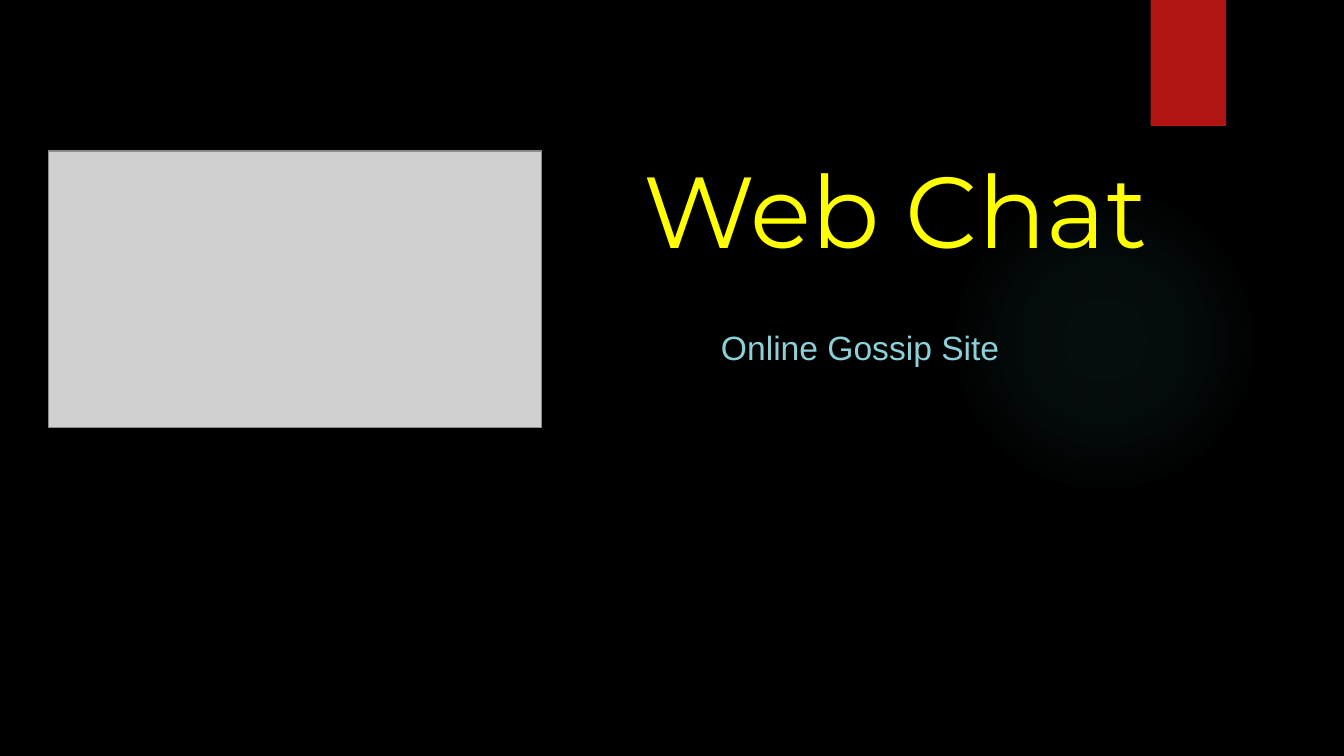
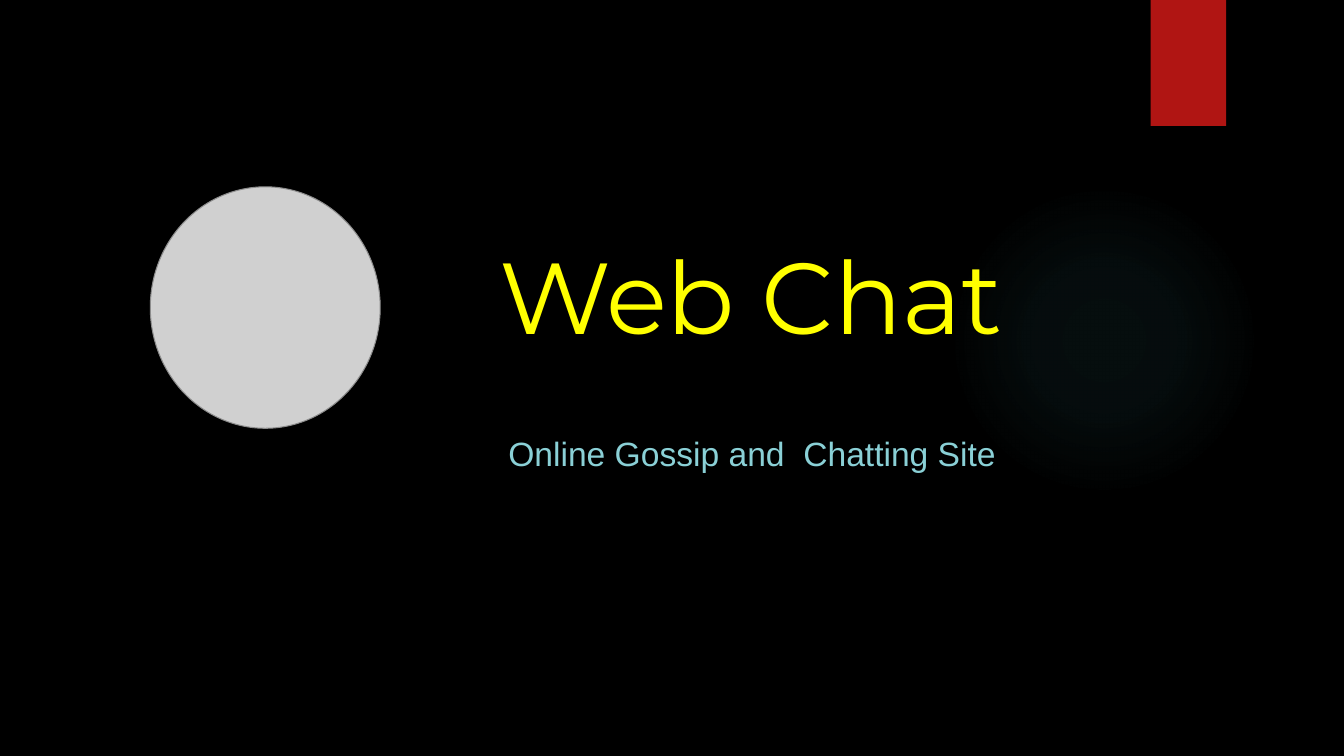
Before and after one commit to HENILCODES/Live_Chat_Flask, a slide deck: slide 3 of Project Live chat.pptx. Drawn at 1344x756 pixels with LibreOffice and Linux fonts; fonts in the diff are those of the drawing; grey boxes stand for pictures; background and template pictures are left out. Boxes give left, top, right and bottom in pixels: in the first picture for what was removed or moved away, otherwise in the second. Text is boxed around its words. In the diff, an @@ line names an element or a change of style, - is before the commit and + after.

```diff
--- a/Project Live chat.pptx
+++ b/Project Live chat.pptx
@@ picture removed at (49, 151, 542, 429) @@
@@ picture added at (150, 187, 380, 429) @@
@@ title "Web Chat": place and size @@
-title "Web Chat" at (644, 173, 1147, 249)
+title "Web Chat" at (500, 259, 1003, 335)
@@ subtitle at (508, 441, 996, 473): text changed @@
-Online Gossip Site
+Online Gossip and Chatting Site
```
Also in this commit, not shown: 5 other slides changed.
